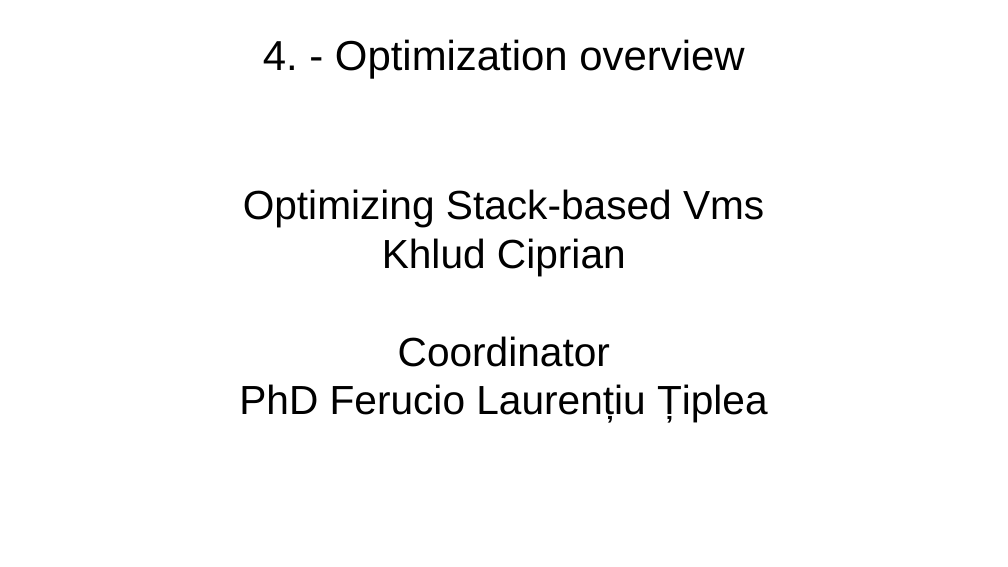
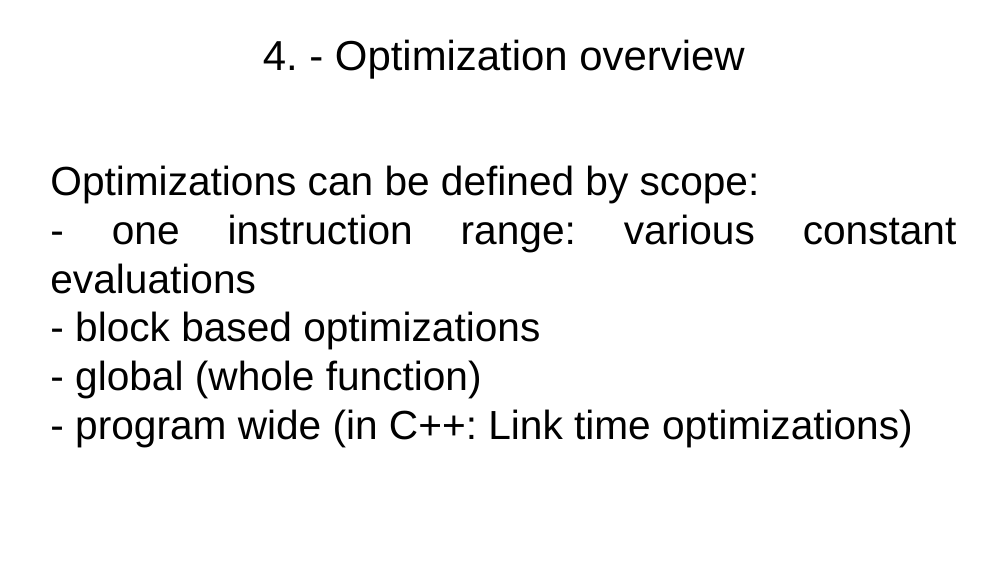
Before and after one commit to ciplogic/CodeRefractor, a slide deck: slide 6 of Documentation/Slides.odp. Drawn at 1008x567 pixels with LibreOffice and Linux fonts; fonts in the diff are those of the drawing; background and template pictures are left out. Boxes give left, top, right and bottom in pixels: in the first picture for what was removed or moved away, otherwise in the second. Text is boxed around its words. In the diff, an @@ line names an element or a change of style, - is before the commit and + after.

```diff
--- a/Documentation/Slides.odp
+++ b/Documentation/Slides.odp
@@ subtitle at box(50, 165, 957, 447): text changed @@
-Optimizing Stack-based Vms
-Khlud Ciprian
-Coordinator
-PhD Ferucio Laurențiu Țiplea
+Optimizations can be defined by scope:
+- one instruction range: various constant evaluations
+- block based optimizations
+- global (whole function)
+- program wide (in C++: Link time optimizations)
```
Also in this commit, not shown: 8 other slides changed, 3 slides added, 3 slides removed, 4 other files.
